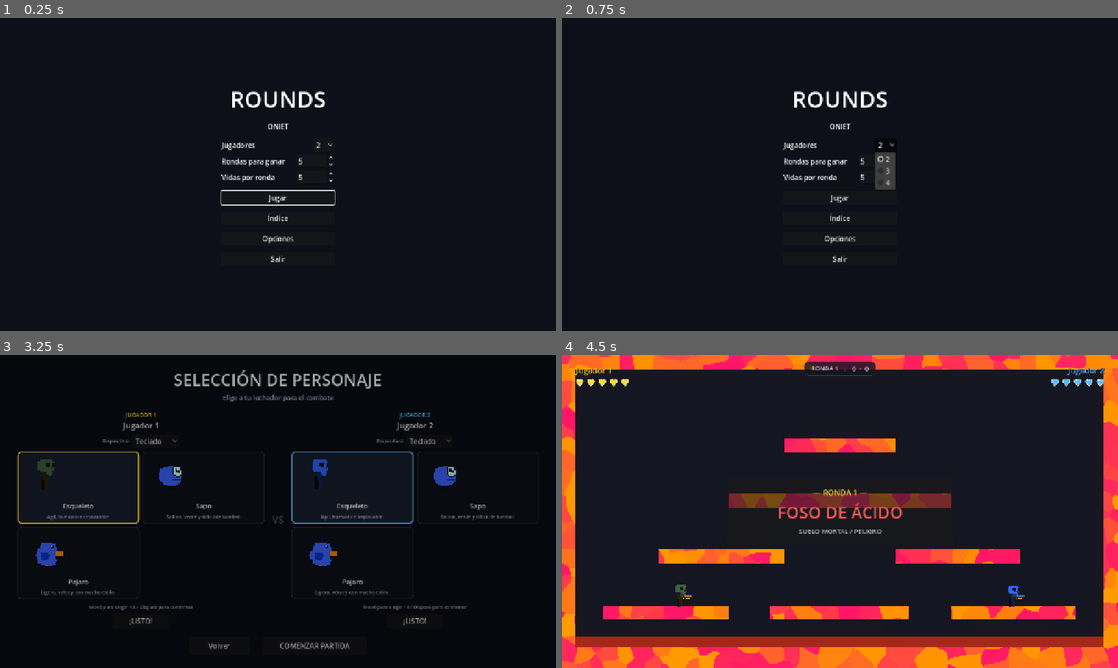
Above: before the commit, frames 1-4 (two rows, left to right).
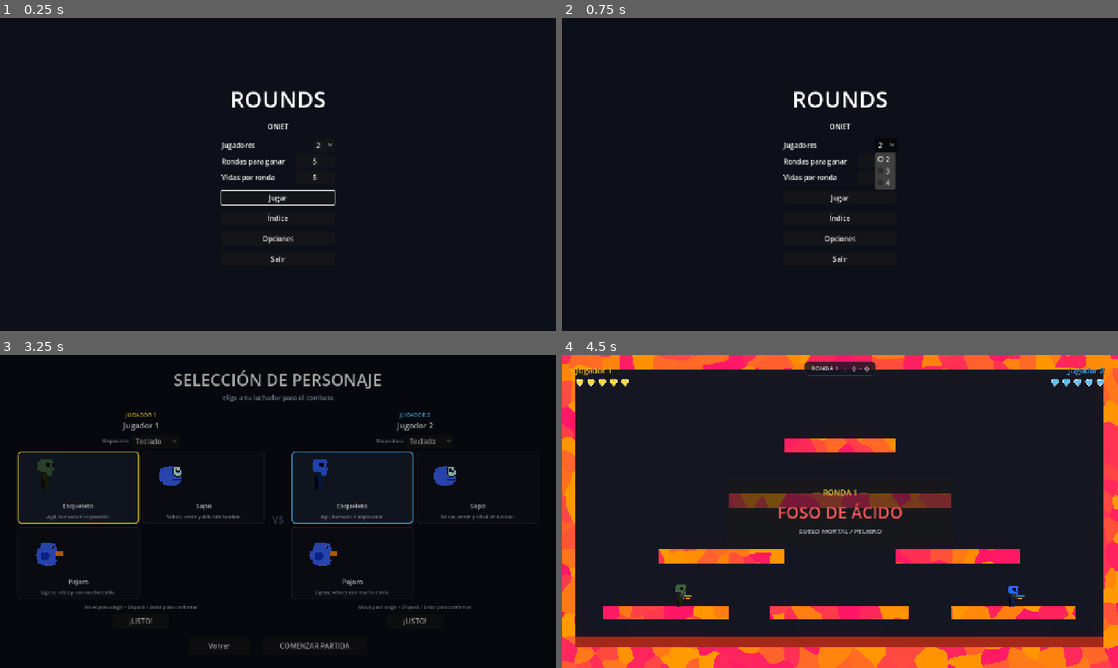
Above: after the commit, the same moments.

Repository: AdriR1ze/ONIET_Rounds
Game: Godot game, scene res://ui/main_menu.tscn
Two runs of this game, one before a commit and one after it. Both use one fixed random seed, a clock stepped at 60 frames per second and the inputs below.
Inputs (mouse positions are in pixels of both pictures, inside the frame that each line leads up to):
- Up to frame 1 (0.25 s): no input
- Up to frame 2 (0.75 s): click "2" at 0.5 s
- Up to frame 3 (3.25 s): click "2" (after the commit: "5") at 1.25 s; click "Jugar" at 2 s; click "Elegir Personajes" at 2.75 s
- Up to frame 4 (4.5 s): click "COMENZAR PARTIDA" at 3.5 s; tap Enter (ui_accept) at 4.25 s; move the mouse to (962, 495) at 4.27 s; hold D (p1_right) from 4.28 s (still down); hold Enter (ui_accept) from 4.28 s (still down); click (962, 495) at 4.42 s

The runs differ from the first frame. In frame 1, less than 0.1% of the frame differs, in the area x 53-60%, y 44-53%; in frame 2, less than 0.1%; in frame 3, 0.2%, in the area x 15-85%, y 79-82%; in frame 4, nothing differs.

Commit message:
Remove W confirmation for keyboard and add controller number picker for rounds and lives

Diff:
--- a/rounds/tests/test_dynamic_keyboard.gd
+++ b/rounds/tests/test_dynamic_keyboard.gd
@@ -1,9 +1,13 @@
 extends Node
+
+const NumberPickerButton = preload("res://ui/number_picker_button.gd")
 
 
 func _ready() -> void:
 	print("--- INICIANDO TEST DINÁMICO DE TECLADO Y MENÚ ---")
 	test_menu_principal()
+	test_number_picker_control()
+	test_w_no_confirma_teclado()
 	test_dynamic_keyboard_scenarios()
 	test_reiniciar_full()
 	test_joystick_existing()
@@ -20,8 +24,76 @@
 	assert(indice_btn.text == "Índice", "El texto debe ser 'Índice', actual: '%s'" % indice_btn.text)
 	assert(menu.get_node_or_null("Centro/Menu/Controles") == null, "El botón Controles NO debe existir en el menú")
 	assert(menu.get_node_or_null("Controles") == null, "El panel modal Controles NO debe existir")
+
+	var rondas_val: Node = menu.get_node_or_null("Centro/Menu/Config/Rondas/Valor")
+	assert(rondas_val is Button, "Rondas/Valor debe ser Button")
+	assert(not (rondas_val is SpinBox), "Rondas/Valor NO debe ser SpinBox")
+	var vidas_val: Node = menu.get_node_or_null("Centro/Menu/Config/Vidas/Valor")
+	assert(vidas_val is Button, "Vidas/Valor debe ser Button")
+	assert(not (vidas_val is SpinBox), "Vidas/Valor NO debe ser SpinBox")
+
 	menu.queue_free()
-	print("✓ Menú principal: botón renombrado y Controles removido correctamente")
+	print("✓ Menú principal: botón renombrado, Controles removido y SpinBoxes reemplazados")
+
+
+func test_number_picker_control() -> void:
+	var picker = NumberPickerButton.new()
+	picker.min_value = 1
+	picker.max_value = 99
+	picker.value = 3
+	assert(picker.text == "3", "Texto inicial debe ser '3'")
+	assert(not picker.editando, "No debe estar editando inicialmente")
+
+	# Simular pulsar X / Enter (ui_accept)
+	var ev_accept := InputEventAction.new()
+	ev_accept.action = "ui_accept"
+	ev_accept.pressed = true
+	picker._gui_input(ev_accept)
+	assert(picker.editando, "Debe entrar en modo edición tras ui_accept")
+	assert(picker.text == "▲  3  ▼", "Texto en edición debe ser '▲  3  ▼'")
+
+	# Simular mover arriba (ui_up)
+	var ev_up := InputEventAction.new()
+	ev_up.action = "ui_up"
+	ev_up.pressed = true
+	picker._gui_input(ev_up)
+	assert(picker.value == 4, "Valor debe subir a 4")
+	assert(picker.text == "▲  4  ▼", "Texto debe actualizarse a '▲  4  ▼'")
+
+	# Simular mover abajo (ui_down)
+	var ev_down := InputEventAction.new()
+	ev_down.action = "ui_down"
+	ev_down.pressed = true
+	picker._gui_input(ev_down)
+	assert(picker.value == 3, "Valor debe bajar a 3")
+
+	# Simular pulsar X de nuevo para confirmar
+	picker._gui_input(ev_accept)
+	assert(not picker.editando, "Debe salir de modo edición tras confirmar con ui_accept")
+	assert(picker.text == "3", "Texto final debe ser '3'")
+
+	picker.queue_free()
+	print("✓ NumberPickerButton: responde a ui_accept para editar y up/down para cambiar")
+
+
+func test_w_no_confirma_teclado() -> void:
+	Settings.dispositivos[1] = Settings.DISPOSITIVO_TECLADO
+	Settings.aplicar_controles()
+
+	# Para un jugador de teclado, jump_pressed no debe activarse
+	var jump_pressed_teclado: bool = not Settings.es_teclado(1) and Input.is_action_just_pressed("p1_jump")
+	assert(not jump_pressed_teclado, "jump_pressed DEBE ser falso para jugadores de teclado")
+
+	# Para un jugador de mando, jump_pressed sí se evalúa (representa el botón X / A)
+	Settings.dispositivos[1] = 0
+	Settings.aplicar_controles()
+	assert(not Settings.es_teclado(1), "P1 ahora es mando")
+	var jump_pressed_mando_eval: bool = not Settings.es_teclado(1)
+	assert(jump_pressed_mando_eval, "jump_pressed se habilita en mando (botón X)")
+
+	Settings.dispositivos[1] = Settings.DISPOSITIVO_TECLADO
+	Settings.aplicar_controles()
+	print("✓ Confirmación: la tecla W (salto) NO confirma ready para jugadores con teclado")
 
 
 func test_dynamic_keyboard_scenarios() -> void:
--- a/rounds/ui/character_select.gd
+++ b/rounds/ui/character_select.gd
@@ -260,7 +260,7 @@
 				elif KeyboardSetup.raw_action_just_pressed(slot, "down"):
 					_mover_eleccion(numero, COLUMNAS_PERSONAJES)
 					AudioManager.reproducir("ui_mover", 0.05)
-			if KeyboardSetup.raw_action_just_pressed(slot, "fire") or KeyboardSetup.raw_action_just_pressed(slot, "jump"):
+			if KeyboardSetup.raw_action_just_pressed(slot, "fire"):
 				_toggle_ready(numero)
 			continue
 
@@ -280,7 +280,7 @@
 				AudioManager.reproducir("ui_mover", 0.05)
 
 		var fire_pressed: bool = Input.is_action_just_pressed("p%d_fire" % numero)
-		var jump_pressed: bool = Input.is_action_just_pressed("p%d_jump" % numero)
+		var jump_pressed: bool = not Settings.es_teclado(numero) and Input.is_action_just_pressed("p%d_jump" % numero)
 		if fire_pressed or jump_pressed:
 			_toggle_ready(numero)
 
@@ -331,7 +331,10 @@
 			status.text = "¡LISTO PARA COMBATIR!"
 			status.modulate = COLOR_LISTO
 		else:
-			status.text = "Mové para elegir • X / Dispará para confirmar"
+			if Settings.es_teclado(numero):
+				status.text = "Mové para elegir • Dispará / Enter para confirmar"
+			else:
+				status.text = "Mové para elegir • X / Dispará para confirmar"
 			status.modulate = Color(0.7, 0.7, 0.7, 1.0)
 	_btn_iniciar.text = "¡A LUCHAR! (COMENZANDO...)" if _todos_listos() else "COMENZAR PARTIDA"
 
--- a/rounds/ui/main_menu.gd
+++ b/rounds/ui/main_menu.gd
@@ -12,8 +12,8 @@
 @onready var _boton_iniciar: Button = $ModalNombres/Centro/Marco/Margin/VBox/Botones/Comenzar
 @onready var _boton_volver_nombres: Button = $ModalNombres/Centro/Marco/Margin/VBox/Botones/Volver
 @onready var _jugadores: OptionButton = $Centro/Menu/Config/Jugadores/Valor
-@onready var _rondas: SpinBox = $Centro/Menu/Config/Rondas/Valor
-@onready var _vidas: SpinBox = $Centro/Menu/Config/Vidas/Valor
+@onready var _rondas: Button = $Centro/Menu/Config/Rondas/Valor
+@onready var _vidas: Button = $Centro/Menu/Config/Vidas/Valor
 @onready var _boton_jugar: Button = $Centro/Menu/Jugar
 @onready var _boton_indice: Button = $Centro/Menu/Indice
 @onready var _boton_opciones: Button = $Centro/Menu/Opciones
--- a/rounds/ui/main_menu.tscn
+++ b/rounds/ui/main_menu.tscn
@@ -1,8 +1,9 @@
-[gd_scene load_steps=4 format=3]
+[gd_scene load_steps=5 format=3]
 
 [ext_resource type="Script" path="res://ui/main_menu.gd" id="1_menu"]
 [ext_resource type="PackedScene" path="res://ui/options_screen.tscn" id="2_opts"]
 [ext_resource type="PackedScene" path="res://ui/upgrade_index_screen.tscn" id="3_idx"]
+[ext_resource type="Script" path="res://ui/number_picker_button.gd" id="4_picker"]
 
 [node name="MainMenu" type="Control"]
 layout_mode = 3
@@ -71,13 +72,13 @@
 size_flags_horizontal = 3
 text = "Rondas para ganar"
 
-[node name="Valor" type="SpinBox" parent="Centro/Menu/Config/Rondas"]
-layout_mode = 2
-min_value = 1.0
-max_value = 99.0
-step = 1.0
-allow_greater = false
-allow_lesser = false
+[node name="Valor" type="Button" parent="Centro/Menu/Config/Rondas"]
+custom_minimum_size = Vector2(90, 0)
+layout_mode = 2
+script = ExtResource("4_picker")
+min_value = 1
+max_value = 99
+value = 3
 
 [node name="Vidas" type="HBoxContainer" parent="Centro/Menu/Config"]
 layout_mode = 2
@@ -88,13 +89,13 @@
 size_flags_horizontal = 3
 text = "Vidas por ronda"
 
-[node name="Valor" type="SpinBox" parent="Centro/Menu/Config/Vidas"]
-layout_mode = 2
-min_value = 1.0
-max_value = 99.0
-step = 1.0
-allow_greater = false
-allow_lesser = false
+[node name="Valor" type="Button" parent="Centro/Menu/Config/Vidas"]
+custom_minimum_size = Vector2(90, 0)
+layout_mode = 2
+script = ExtResource("4_picker")
+min_value = 1
+max_value = 99
+value = 5
 
 [node name="Jugar" type="Button" parent="Centro/Menu"]
 custom_minimum_size = Vector2(260, 0)
--- /dev/null
+++ b/rounds/ui/number_picker_button.gd
@@ -0,0 +1,119 @@
+class_name NumberPickerButton
+extends Button
+
+signal valor_cambiado(nuevo_valor: int)
+
+@export var min_value: int = 1
+@export var max_value: int = 99
+@export var value: int = 1:
+	set(v):
+		var clamped_v := clampi(v, min_value, max_value)
+		if value != clamped_v or text.is_empty():
+			value = clamped_v
+			_actualizar_texto()
+			valor_cambiado.emit(value)
+
+var editando: bool = false:
+	set(e):
+		if editando != e:
+			editando = e
+			_actualizar_texto()
+
+
+func _ready() -> void:
+	custom_minimum_size = Vector2(90, 0)
+	focus_mode = Control.FOCUS_ALL
+	_actualizar_texto()
+	focus_exited.connect(_on_focus_exited)
+
+
+func _on_focus_exited() -> void:
+	if editando:
+		editando = false
+
+
+func _gui_input(event: InputEvent) -> void:
+	if event.is_action_pressed("ui_accept"):
+		editando = not editando
+		if editando:
+			AudioManager.reproducir("ui_mover", 0.05)
+		else:
+			AudioManager.reproducir("salto", 0.05)
+		accept_event()
+		return
+
+	if event is InputEventMouseButton and event.pressed:
+		if event.button_index == MOUSE_BUTTON_LEFT:
+			editando = not editando
+			if editando:
+				AudioManager.reproducir("ui_mover", 0.05)
+			else:
+				AudioManager.reproducir("salto", 0.05)
+			accept_event()
+			return
+		elif event.button_index == MOUSE_BUTTON_WHEEL_UP:
+			var previo := value
+			value += 1
+			if value != previo:
+				AudioManager.reproducir("ui_mover", 0.05)
+			accept_event()
+			return
+		elif event.button_index == MOUSE_BUTTON_WHEEL_DOWN:
+			var previo := value
+			value -= 1
+			if value != previo:
+				AudioManager.reproducir("ui_mover", 0.05)
+			accept_event()
+			return
+
+	if not editando:
+		return
+
+	if event.is_action_pressed("ui_cancel"):
+		editando = false
+		AudioManager.reproducir("salto", 0.05)
+		accept_event()
+		return
+
+	var delta := 0
+	var es_arriba: bool = event.is_action_pressed("ui_up", true)
+	var es_abajo: bool = event.is_action_pressed("ui_down", true)
+	var es_derecha: bool = event.is_action_pressed("ui_right", true)
+	var es_izquierda: bool = event.is_action_pressed("ui_left", true)
+	if event is InputEventKey and event.pressed:
+		var k: Key = (event as InputEventKey).physical_keycode if (event as InputEventKey).physical_keycode != 0 else (event as InputEventKey).keycode
+		if k == KEY_W:
+			es_arriba = true
+		elif k == KEY_S:
+			es_abajo = true
+		elif k == KEY_D:
+			es_derecha = true
+		elif k == KEY_A:
+			es_izquierda = true
+
+	if es_arriba or es_derecha:
+		delta = 1
+	elif es_abajo or es_izquierda:
+		delta = -1
+
+	if delta != 0:
+		var previo := value
+		value += delta
+		if value != previo:
+			AudioManager.reproducir("ui_mover", 0.05)
+		accept_event()
+
+
+func _actualizar_texto() -> void:
+	if editando:
+		text = "▲  %d  ▼" % value
+		add_theme_color_override("font_color", Color(0.25, 0.95, 1.0))
+		add_theme_color_override("font_focus_color", Color(0.25, 0.95, 1.0))
+		add_theme_color_override("font_hover_color", Color(0.25, 0.95, 1.0))
+		add_theme_color_override("font_pressed_color", Color(0.25, 0.95, 1.0))
+	else:
+		text = "%d" % value
+		remove_theme_color_override("font_color")
+		remove_theme_color_override("font_focus_color")
+		remove_theme_color_override("font_hover_color")
+		remove_theme_color_override("font_pressed_color")
--- a/rounds/ui/upgrade_screen.gd
+++ b/rounds/ui/upgrade_screen.gd
@@ -469,8 +469,9 @@
 		elif _accion_just_pressed(numero, "right") and absf(move_axis) < 0.35:
 			_indices[numero] = wrapi(_indices[numero] + 1, 0, total)
 			_actualizar_seleccion()
-			AudioManager.reproducir("ui_mover", 0.05)
-		if _accion_just_pressed(numero, "fire") or _accion_just_pressed(numero, "jump"):
+		var fire_pressed: bool = _accion_just_pressed(numero, "fire")
+		var jump_pressed: bool = not Settings.es_teclado(numero) and _accion_just_pressed(numero, "jump")
+		if fire_pressed or jump_pressed:
 			_confirmar(numero)
 
 
@@ -553,7 +554,7 @@
 		_indices[numero] = wrapi(_indices[numero] + 1, 0, total)
 		_actualizar_seleccion()
 		AudioManager.reproducir("ui_mover", 0.05)
-	if _raw_menu_action(slot, "fire", false, delta) or _raw_menu_action(slot, "jump", false, delta):
+	if _raw_menu_action(slot, "fire", false, delta):
 		_confirmar(numero)
 	return true
 
Not shown, added: rounds/tests/test_dynamic_keyboard.gd.uid
